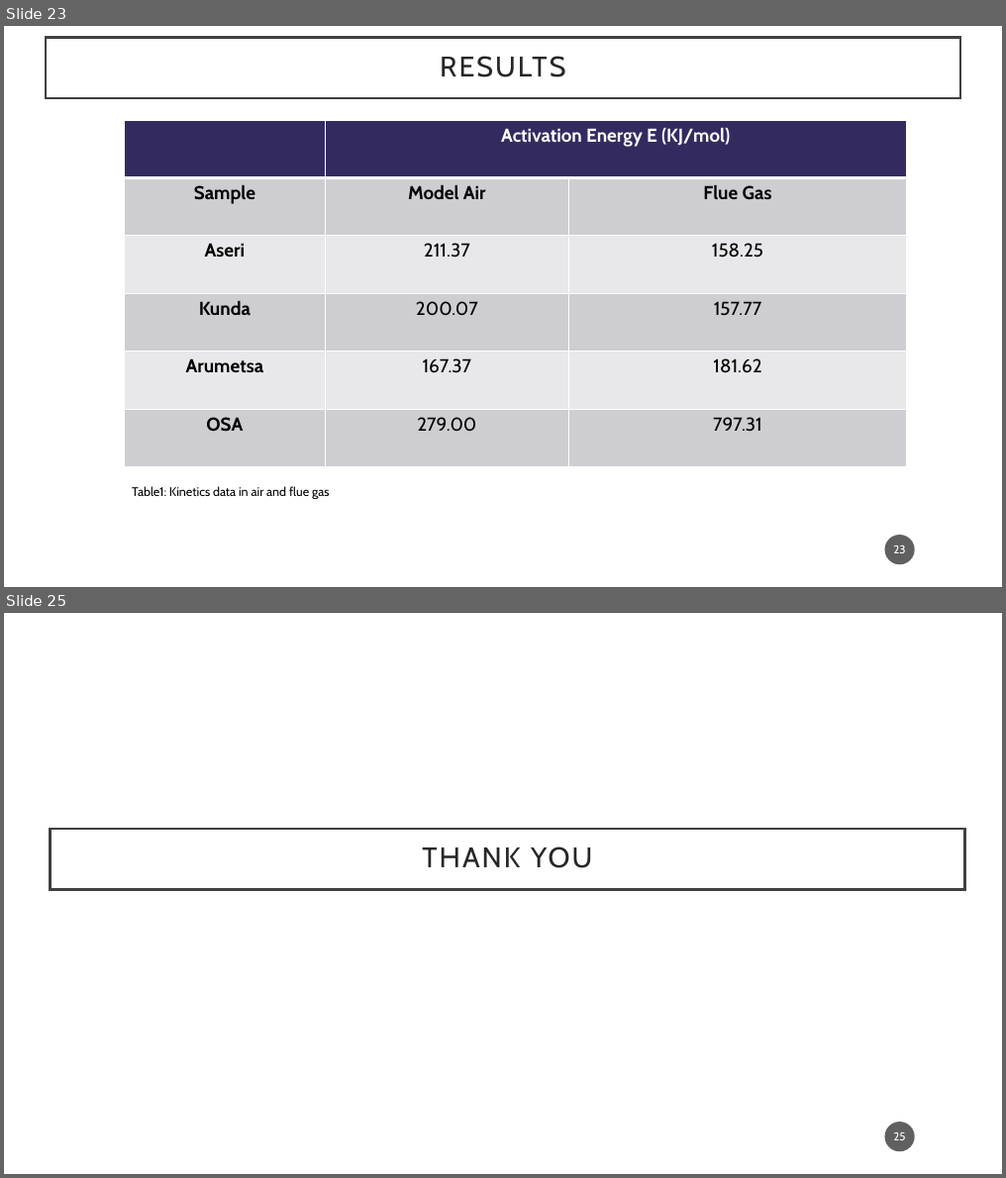
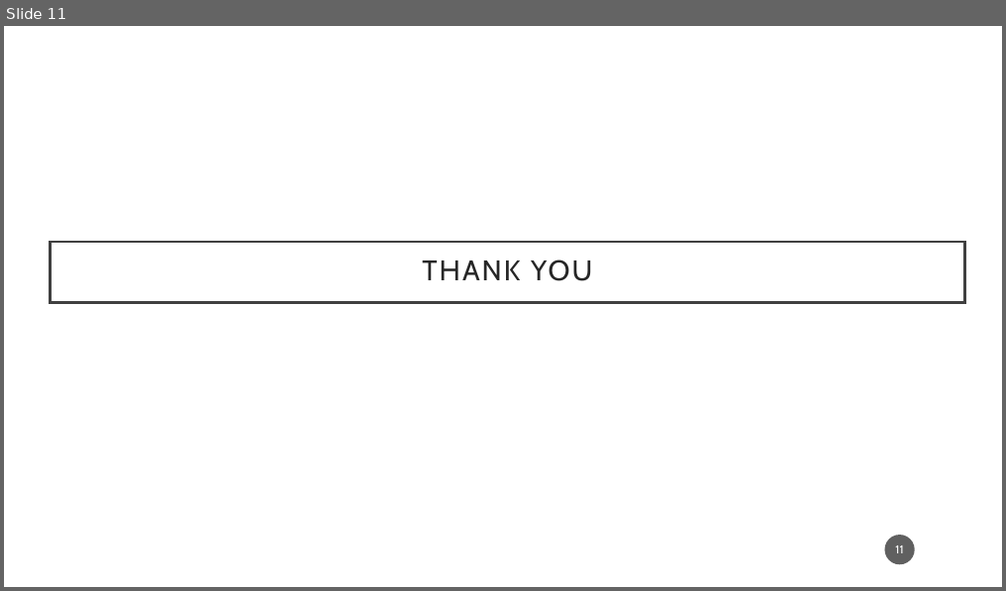
Before and after one commit to Ju-arch720/XRD_xls_raw_converter, a slide deck: Advanced_Characterization/Presentation_Adv_char.pptx. Shown one above the other, each under a label of ours: slides 23 and 25 before the commit, slide 11 after it; the slides between them are not shown. The pictures are 1006x1178 and 1006x591 pixels, drawn with LibreOffice and Linux fonts; fonts in the diff are those of the drawing; background and template pictures are left out. Boxes give left, top, right and bottom in pixels: in the first picture for what was removed or moved away, otherwise in the second. Text is boxed around its words. In the diff, an @@ line names an element or a change of style, - is before the commit and + after.

```diff
--- a/Advanced_Characterization/Presentation_Adv_char.pptx
+++ b/Advanced_Characterization/Presentation_Adv_char.pptx
@@ slide 23 removed at (4,26,1002,587), background #FFFFFF @@
@@ rectangle removed at (46,37,960,98) @@
-RESULTS
@@ table removed at (125,120,907,468), 6 rows, 3 columns @@
- | Activation Energy E (KJ/mol) | 
-Sample | Model Air | Flue Gas
-Aseri | 211.37 | 158.25
-Kunda | 200.07 | 157.77
-Arumetsa | 167.37 | 181.62
-OSA | 279.00 | 797.31
@@ text removed at (132,486,330,499) @@
-Table1: Kinetics data in air and flue gas
@@ page number removed at (885,535,915,565) @@
-23
@@ what was slide 25 is now slide 11 @@
@@ page number at (895,546,903,554): text changed @@
-25
+11
```
Also in this commit, not shown: 4 slides changed, 5 slides added, 18 other slides removed, 1 other file.
